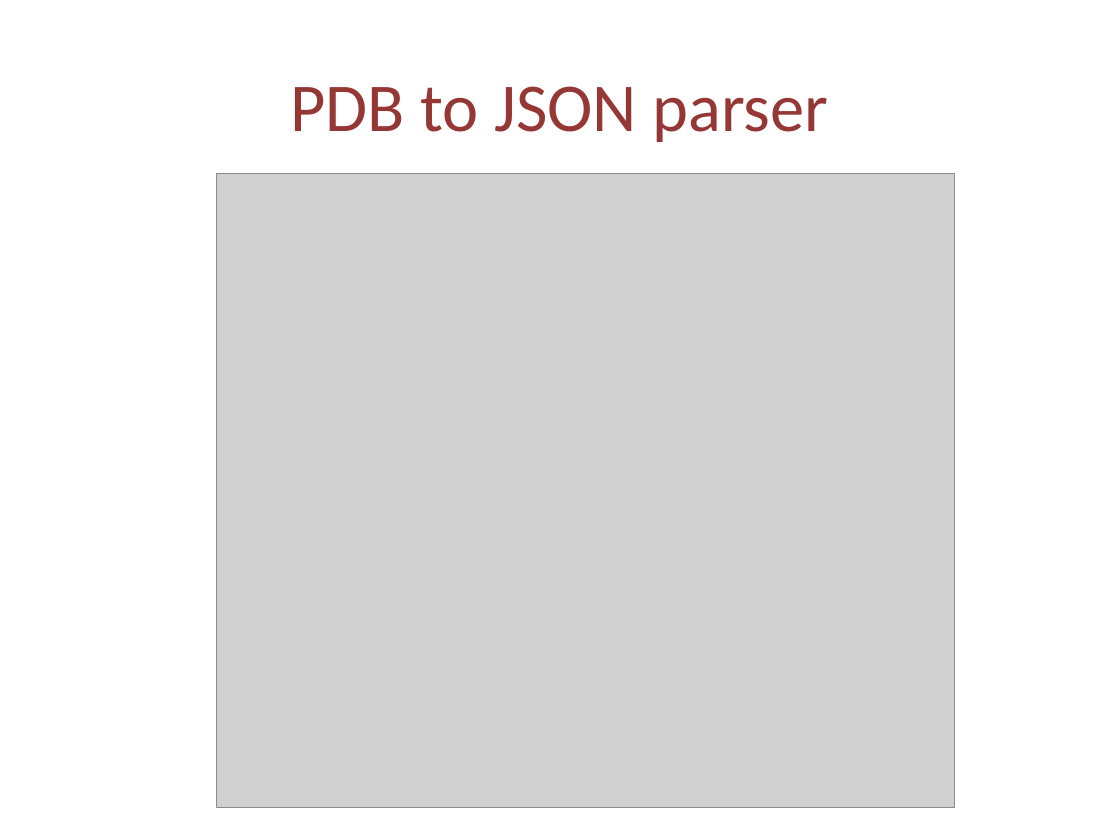
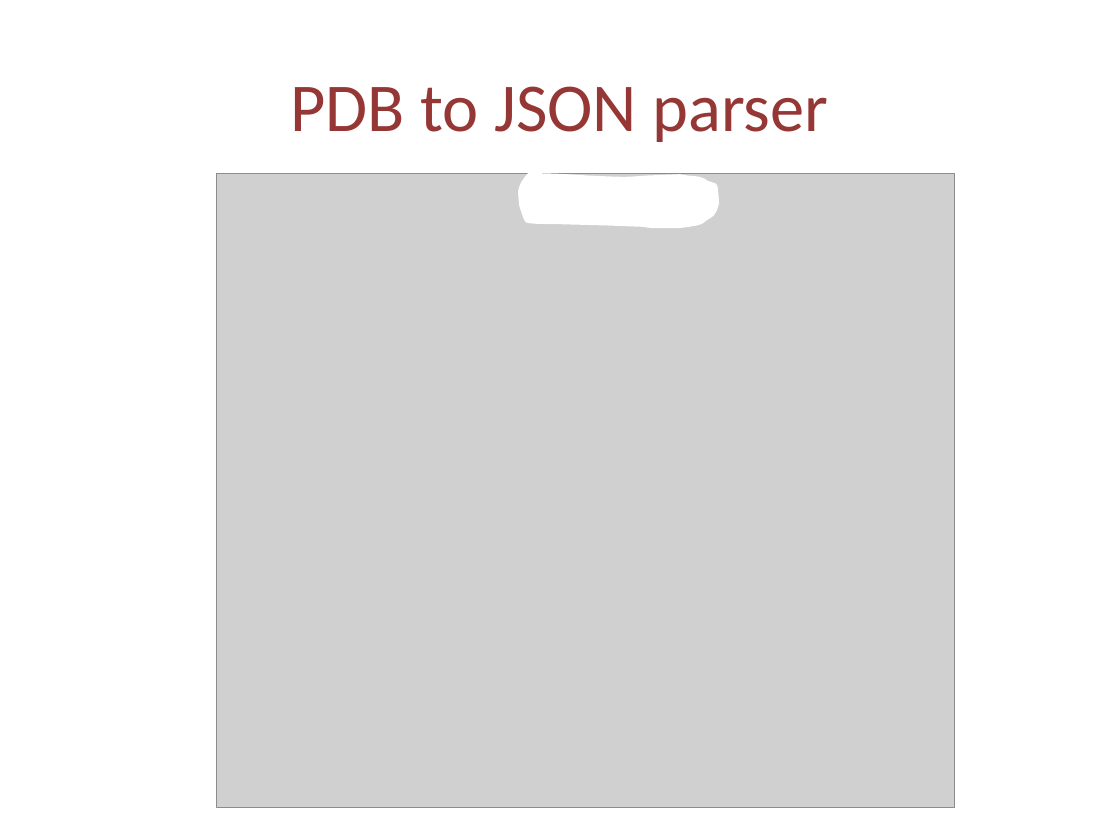
Before and after one commit to cvdlab-projects/webpdb, a slide deck: slide 8 of docs/webPDB-Final.pptx. Drawn at 1120x840 pixels with LibreOffice and Linux fonts; fonts in the diff are those of the drawing; grey boxes stand for pictures. Boxes give left, top, right and bottom in pixels: in the first picture for what was removed or moved away, otherwise in the second. Text is boxed around its words. In the diff, an @@ line names an element or a change of style, - is before the commit and + after.

```diff
--- a/docs/webPDB-Final.pptx
+++ b/docs/webPDB-Final.pptx
@@ freeform shape added at <box>520,175,718,227</box>, fill #FFFFFF, outline #FFFFFF 2 pt @@
```
Also in this commit, not shown: 3 other slides changed.
